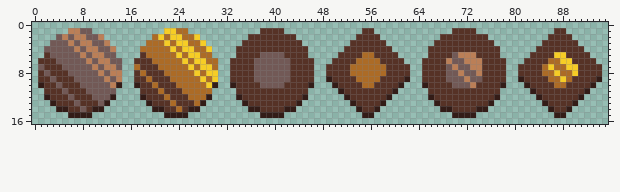
Sprite sheet -- src/art/note.png. The first picture shows the starting point.
The file is 96x17 pixels.
The same view after the edit:
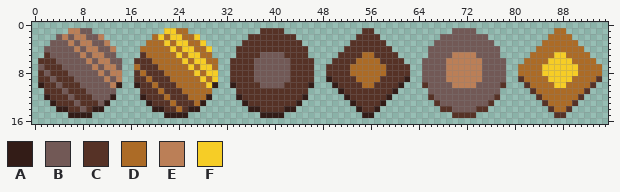
Palette (. is transparent): A #331c17  B #725956  C #563226  D #ac6b26  E #bb7f57  F #f6cd26
Author's note on the commit: Brighter played notes
The edit:
@@ x 63..95 @@
  0 .................................
- 1 .......CCCC.............CC.......
- 2 .....CCCCCCCC..........CCCC......
- 3 ....CCCCCCCCCC........CCCCCC.....
- 4 ...CCCCCCCCCCCC......CCCCCCCC....
- 5 ...CCCCBEEECCCC.....CCCCFFCCCC...
- 6 ..CCCCEBBEEECCCC...CCCCDDFFCCCC..
- 7 ..CCCCBEBBEECCCC..CCCCDFDDFFCCCC.
- 8 ..CCCCBBEBBECCCC..CCCCDDFDDFCCCC.
- 9 ..CCCCBBBEBBCCCC..ACCCCDDFDCCCCA.
-10 ..ACCCCBBBECCCCA...ACCCCDDCCCCA..
-11 ...CCCCCCCCCCCC.....ACCCCCCCCA...
-12 ...ACCCCCCCCCCA......ACCCCCCA....
-13 ....ACCCCCCCCA........ACCCCA.....
-14 .....AACCCCAA..........ACCA......
-15 .......AAAA.............AA.......
+ 1 .......BBBB.............DD.......
+ 2 .....BBBBBBBB..........DDDD......
+ 3 ....BBBBBBBBBB........DDDDDD.....
+ 4 ...BBBBBBBBBBBB......DDDDDDDD....
+ 5 ...BBBBEEEEBBBB.....DDDDFFDDDD...
+ 6 ..BBBBEEEEEEBBBB...DDDDFFFFDDDD..
+ 7 ..BBBBEEEEEEBBBB..DDDDFFFFFFDDDD.
+ 8 ..BBBBEEEEEEBBBB..DDDDFFFFFFDDDD.
+ 9 ..BBBBEEEEEEBBBB..CDDDDFFFFDDDDC.
+10 ..CBBBBEEEEBBBBC...CDDDDFFDDDDC..
+11 ...BBBBBBBBBBBB.....CDDDDDDDDC...
+12 ...CBBBBBBBBBBC......CDDDDDDC....
+13 ....CBBBBBBBBC........CDDDDC.....
+14 .....CCBBBBCC..........CDDC......
+15 .......CCCC.............CC.......
 16 .................................
